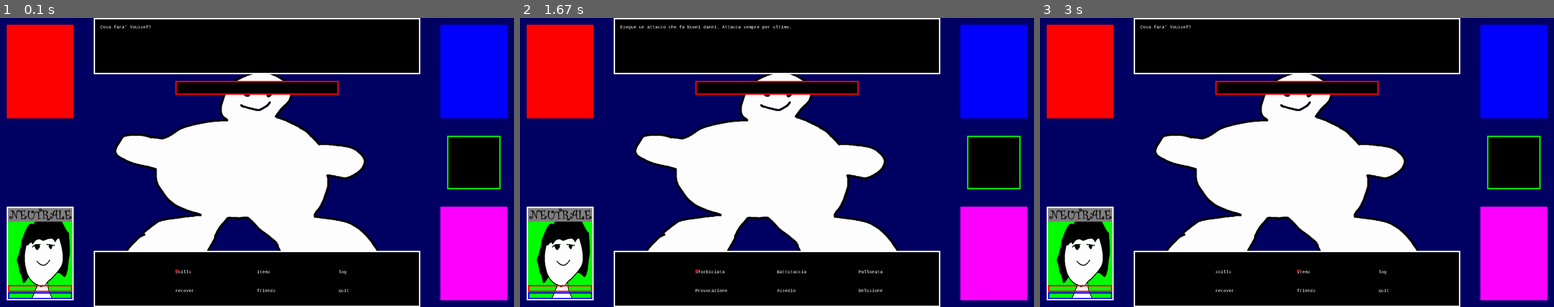
Above: before the commit, frames 1-3 (left to right).
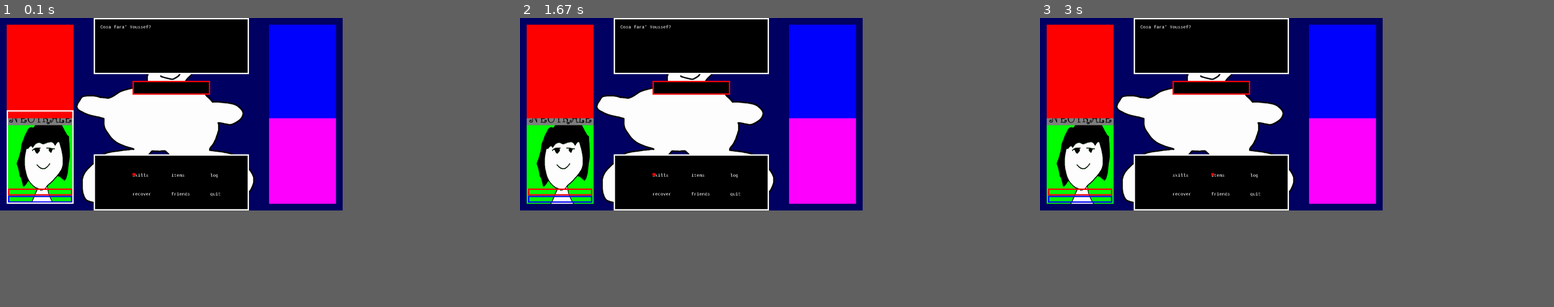
Above: after the commit, the same moments.

Repository: TheDarkOfSOOS/Project-OMONA
Game: pygame game, started from round.py
Two runs of this game, one before a commit and one after it. Both use one fixed random seed, a clock stepped at 60 frames per second and the inputs below.
Inputs:
- Up to frame 1 (0.1 s): no input
- Up to frame 2 (1.67 s): tap Shift at 0.33 s; tap Enter at 0.67 s
- Up to frame 3 (3 s): tap Backspace at 2 s; hold Right 2.33-2.8 s; tap Shift at 2.4, 2.7 s
In our replay, the window is 900x506 before the commit and 600x337 after it. These sizes can differ from the game's own. Grey fills any space a smaller window leaves; there, only what the larger window draws over its background counts as a difference.

The runs differ from the first frame. In frame 1, 62% of the frame differs, in the area x 1-99%, y 0-100%; in frame 2, 63%; in frame 3, 62%.

Commit message:
Aggiunta possibilità di targettare con abilità

Diff:
--- a/data.py
+++ b/data.py
@@ -2,11 +2,11 @@
 from pygame.locals import *
 
 
-#WIDTH, HEIGHT = 1280, 720
-#WIN = pygame.display.set_mode((WIDTH, HEIGHT))
+WIDTH, HEIGHT = 1280, 720
+WIN = pygame.display.set_mode((WIDTH, HEIGHT))
 
-WIDTH, HEIGHT = 1920, 1080
-WIN = pygame.display.set_mode((WIDTH, HEIGHT), pygame.FULLSCREEN)
+#WIDTH, HEIGHT = 1920, 1080
+#WIN = pygame.display.set_mode((WIDTH, HEIGHT), pygame.FULLSCREEN)
 
 FPS = 30
 
--- a/drawer.py
+++ b/drawer.py
@@ -84,6 +84,7 @@
     gui(False)
     characters()
     choices(current_player, is_selecting)
+    # Disegna selettore abilita'
     pygame.draw.rect(WIN, (255,0,0), pygame.Rect( CHOICE_LOCATIONS[currY][currX][X], CHOICE_LOCATIONS[currY][currX][Y], 10, 10 ))
 
 # In base alla posizione del player, ci sara' un focus del bordo diverso
@@ -100,48 +101,68 @@
     if current_player.position_in_fight=="right-up":
         pygame.draw.rect(WIN, (255,255,255), pygame.Rect( WIDTH-CHARA_WIDTH-SPACING, SPACING, CHARA_WIDTH, CHARA_HEIGHT ), 5)
 
+def find_target(sel, input):
+    if input=="right" and sel["is_choosing_target"]=="left-down":
+        sel["is_choosing_target"]="right-down"
+    elif input=="right" and sel["is_choosing_target"]=="left-up":
+        sel["is_choosing_target"]="right-up"
+    elif input=="left" and sel["is_choosing_target"]=="right-down":
+        sel["is_choosing_target"]="left-down"
+    elif input=="left" and sel["is_choosing_target"]=="right-up":
+        sel["is_choosing_target"]="left-up"
+
+    elif input=="up" and sel["is_choosing_target"]=="left-down":
+        sel["is_choosing_target"]="left-up"
+    elif input=="up" and sel["is_choosing_target"]=="right-down":
+        sel["is_choosing_target"]="right-up"
+    elif input=="down" and sel["is_choosing_target"]=="left-up":
+        sel["is_choosing_target"]="left-down"
+    elif input=="down" and sel["is_choosing_target"]=="right-up":
+        sel["is_choosing_target"]="right-down"
+
+    print(sel["is_choosing_target"])
+
+    if sel["is_choosing_target"]=="left-down":
+        pygame.draw.rect(WIN, (255,255,255), pygame.Rect( SPACING, HEIGHT-CHARA_HEIGHT-SPACING, CHARA_WIDTH, CHARA_HEIGHT ), 5)
+
+    if sel["is_choosing_target"]=="left-up":
+        pygame.draw.rect(WIN, (255,255,255), pygame.Rect( SPACING, SPACING, CHARA_WIDTH, CHARA_HEIGHT ), 5)
+
+    if sel["is_choosing_target"]=="right-down":
+        pygame.draw.rect(WIN, (255,255,255), pygame.Rect( WIDTH-CHARA_WIDTH-SPACING, HEIGHT-CHARA_HEIGHT-SPACING, CHARA_WIDTH, CHARA_HEIGHT ), 5)
+
+    if sel["is_choosing_target"]=="right-up":
+        pygame.draw.rect(WIN, (255,255,255), pygame.Rect( WIDTH-CHARA_WIDTH-SPACING, SPACING, CHARA_WIDTH, CHARA_HEIGHT ), 5)
+
 def text_action(text):
-    #print("stampando...")
     my_font=pygame.font.SysFont("Freemono, Monospace",16)
     text=my_font.render(text,False,(255,255,255))
     WIN.blit(text,(BOX_HORIZONTAL_SPACING+SPACING, SPACING))
 
 def sforbiciata_animation():
-    #print("entra in funzione")
     if y.is_doing_animation:
-        #print("esegue blit")
         WIN.blit(y.sforbiciata_animation[int(y.current_animation)],(0,0))
         y.current_animation+=0.25
     if y.current_animation >= len(y.sforbiciata_animation):
-        #print("rendiamo falsa l'animazione")
         y.is_doing_animation = False
 
 def sbracciata_animation():
-    #print("entra in funzione")
     if p.is_doing_animation:
-        #print("esegue blit")
         WIN.blit(p.sbracciata_animation[int(p.current_animation)],(0,0))
         p.current_animation+=0.25
     if p.current_animation >= len(p.sbracciata_animation):
-        #print("rendiamo falsa l'animazione")
         p.is_doing_animation = False
 
 def saetta_animation():
-    #print("entra in funzione")
     if r.is_doing_animation:
-        #print("esegue blit")
         WIN.blit(r.saetta_animation[int(r.current_animation)],(0,0))
         r.current_animation+=0.25
     if r.current_animation >= len(r.saetta_animation):
-        #print("rendiamo falsa l'animazione")
         r.is_doing_animation = False
 
 def pestata_animation():
-    #print("entra in funzione")
     if f.is_doing_animation:
-        #print("esegue blit")
         WIN.blit(f.pestata_animation[int(f.current_animation)],(0,0))
         f.current_animation+=0.25
     if f.current_animation >= len(f.pestata_animation):
-        #print("rendiamo falsa l'animazione")
         f.is_doing_animation = False
--- a/fabiano_class.py
+++ b/fabiano_class.py
@@ -28,6 +28,9 @@
 friends=[["Cappe","Trentin","-"],["Diego","Pastorello (spirito)","-"]]
 
 sel={"is_choosing":False,"is_selecting":"skills","has_done_first_selection":False,"has_cursor_on":"skills","is_choosing_target":False}
+
+allies_selections=["Biscotto","Soffio della morte","Cappe"]
+allies_enemy_selections=["Servizietto"]
 
 position_in_fight="right-up"
 
@@ -78,7 +81,6 @@
             DMG_DEAL = 7
             DAMAGE_DEALED = action.damage_deal(f.vel,DMG_DEAL,boss.b.defn)
             if self.is_doing_animation:
-                #print("su classe, inizia animazione")
                 dw.pestata_animation()
 
             if not self.is_doing_animation:
--- a/pier_class.py
+++ b/pier_class.py
@@ -28,6 +28,9 @@
 friends=[["Ilaria","Prade","-"],["Stefan","Gonzato (spirito)","-"]]
 
 sel={"is_choosing":False,"is_selecting":"skills","has_done_first_selection":False,"has_cursor_on":"skills","is_choosing_target":False}
+
+allies_selections=["Sacrificio umano", "Ilaria"]
+allies_enemy_selections=["Richiesta d'aiuto"]
 
 position_in_fight="left-up"
 
@@ -76,8 +79,20 @@
 
 
     def do_something(self):
-        #print(sel["has_cursor_on"], "Sbracciata", sel["has_cursor_on"]=="Sbracciata")
         if sel["has_cursor_on"]=="Sbracciata":
+            DMG_DEAL = 6
+            DAMAGE_DEALED = action.damage_deal(p.atk,DMG_DEAL,boss.b.defn)
+            if self.is_doing_animation:
+                dw.sbracciata_animation()
+
+            if not self.is_doing_animation:
+                boss.b.hp-=DAMAGE_DEALED
+                print("Pier ha fatto", DAMAGE_DEALED, "danni al nemico!")
+                self.text_action="Pier ha fatto "+ str(DAMAGE_DEALED) + " danni al nemico!"
+                self.current_animation = 0
+                self.is_showing_text_outputs = True
+
+        if sel["has_cursor_on"]=="Richiesta d'aiuto":
             DMG_DEAL = 6
             DAMAGE_DEALED = action.damage_deal(p.atk,DMG_DEAL,boss.b.defn)
             if self.is_doing_animation:
--- a/raul_class.py
+++ b/raul_class.py
@@ -16,8 +16,8 @@
     "Tempesta":"Scatena una tempesta, che rende tristi tutti gli alleati e causa lievi danni al nemico.",
     "Bastonata":"Colpisce con la sua staffa elettrica. Ottiene un quarto del mana suo totale.",
     "Pettoinfuori":"Si pompa, aumentando l’attacco per 3 turni.",
-    "Bel tempo":"Scarica dal suo corpo una forte elettricità. Diventa arrabbiato e causa danni a tutti: alleati, sé stesso e gravi danni al nemico.",
-    "Tensione esplosiva":"Il nemico lo prende di mira. Se Youssef è triste diminuisce l’attacco del nemico per 3 turni. Attacca per primo.",
+    "Bel tempo":"Crea un arcobaleno con la pioggia delle tempeste e la luce delle scintille. Fa diventare gioioso un alleato o nemico.",
+    "Tensione esplosiva":"Scarica dal suo corpo una forte elettricità. Diventa arrabbiato e causa danni a tutti: alleati, sé stesso e gravi danni al nemico.",
     # Friends
     "Damonte":"[Rhythm Mayhem]: Aumenta la velocità di tutti gli alleati.",
     "Cristian":"[Flash]: Aumenta l’attacco di tutti gli alleati e li rende arrabbiati.",
@@ -28,6 +28,9 @@
 friends=[["Damonte","Cristian","-"],["Noce","Mohammed (spirito)","-"]]
 
 sel={"is_choosing":False,"is_selecting":"skills","has_done_first_selection":False,"has_cursor_on":"skills","is_choosing_target":False}
+
+allies_selections=[]
+allies_enemy_selections=["Bel tempo"]
 
 position_in_fight="right-down"
 
--- a/round.py
+++ b/round.py
@@ -62,6 +62,9 @@
             elif event.key == pygame.K_BACKSPACE:
                 input="backspace"
                 print(pygame.K_BACKSPACE)
+            elif event.key == pygame.K_LSHIFT:
+                input="shift"
+                print(pygame.K_LSHIFT)
 
         # Se questo equivale alla chiusura della finestra
         if event.type == pygame.QUIT:
@@ -128,7 +131,7 @@
                 animation_is_starting = True
 
     if everyone_has_chosen:
-        # Calcolo velocità
+        # Calcolo velocità TODO
         list_speed_ordered=[youssef.y,pier.p,raul.r,fabiano.f,boss.b]
 
         if animation_is_starting:
--- a/sample_code/menu/game_engine.py
+++ b/sample_code/menu/game_engine.py
@@ -8,7 +8,6 @@
 # COSTANTE DELLO SCHERMO
 SCHERMO = pygame.display.set_mode((WIDTH,HEIGHT))
 # IMPORT DEI TILE
-svastica = pygame.image.load("img/SvasticaIntera.jpg")
 blockFill = pygame.image.load("img/blockFill.png")
 
 class Block:
--- a/turn.py
+++ b/turn.py
@@ -6,6 +6,7 @@
 import pier_class as pier
 import raul_class as raul
 import fabiano_class as fabiano
+import boss as boss
 
 # Turn contiene invece le azioni che un personaggio puo' fare in un turno
 
@@ -24,7 +25,9 @@
 
 def of_character(current_player,input):
     # Rendiamo la selezione temporanea come quella del player corrente
-    sel=current_player.sel
+    sel = current_player.sel
+    # Boolean di controllo se si deve selezionare un target
+    find_target = False
 
     # Prendiamo le variabili globali della selezione corrente
     global current_selection_X
@@ -39,72 +42,110 @@
 
     # Disegna il puntatore mentre rimane fisso
     dw.selection(current_selection_X, current_selection_Y, current_player, sel["is_selecting"])
-    if (input=="right" and current_selection_X<2):
-        # Spostiamo la X a destra
-        current_selection_X+=1
-        # Disegniamo le modifiche
-        dw.selection(current_selection_X, current_selection_Y, current_player, sel["is_selecting"])
+    if sel["is_choosing_target"]==False:
+        if (input=="right" and current_selection_X<2):
+            # Spostiamo la X a destra
+            current_selection_X+=1
+            # Disegniamo le modifiche
+            dw.selection(current_selection_X, current_selection_Y, current_player, sel["is_selecting"])
 
-    elif (input=="left" and current_selection_X>0):
-        # Spostiamo la X a sinistra
-        current_selection_X-=1
-        dw.selection(current_selection_X, current_selection_Y, current_player, sel["is_selecting"])
+        elif (input=="left" and current_selection_X>0):
+            # Spostiamo la X a sinistra
+            current_selection_X-=1
+            dw.selection(current_selection_X, current_selection_Y, current_player, sel["is_selecting"])
 
-    elif (input=="up" and current_selection_Y>0):
-        # Spostiamo la Y in alto
-        current_selection_Y-=1
-        dw.selection(current_selection_X, current_selection_Y, current_player, sel["is_selecting"])
+        elif (input=="up" and current_selection_Y>0):
+            # Spostiamo la Y in alto
+            current_selection_Y-=1
+            dw.selection(current_selection_X, current_selection_Y, current_player, sel["is_selecting"])
 
-    elif (input=="down" and current_selection_Y<1):
-        # Spostiamo la Y in basso
-        current_selection_Y+=1
-        dw.selection(current_selection_X, current_selection_Y, current_player, sel["is_selecting"])
+        elif (input=="down" and current_selection_Y<1):
+            # Spostiamo la Y in basso
+            current_selection_Y+=1
+            dw.selection(current_selection_X, current_selection_Y, current_player, sel["is_selecting"])
 
-    # Se il player corrente non ha fatto la prima selezione
-    if not current_player.sel["has_done_first_selection"]:
-        # Cambiamo cosa sta selezionando in base a quello che c'e' nel menu
-        sel["is_selecting"]=menu[current_selection_Y][current_selection_X]
-    elif current_player.sel["has_done_first_selection"] and sel["is_selecting"]=="skills":
-        # Se si ha gia' scelto skills si dovra' scegliere l'abilita'
-        # Le abilita' vengono prese dalla classe del pg
-        sel["has_cursor_on"]=current_player.skills[current_selection_Y][current_selection_X]
-    #elif has_done_first_selection and sel["is_selecting"]=="items":
-        #sel["has_cursor_on"]=current_player.skills[current_selection_Y][current_selection_X]
-    elif current_player.sel["has_done_first_selection"] and sel["is_selecting"]=="friends":
-        sel["has_cursor_on"]=current_player.friends[current_selection_Y][current_selection_X]
-    #print("sel:",sel)
-    #print("menu[def]",menu[current_selection_Y][current_selection_X])
+        # Se il player corrente non ha fatto la prima selezione
+        if not current_player.sel["has_done_first_selection"]:
+            # Cambiamo cosa sta selezionando in base a quello che c'e' nel menu
+            sel["is_selecting"]=menu[current_selection_Y][current_selection_X]
+        elif current_player.sel["has_done_first_selection"] and sel["is_selecting"]=="skills":
+            # Se si ha gia' scelto skills si dovra' scegliere l'abilita'
+            # Le abilita' vengono prese dalla classe del pg
+            sel["has_cursor_on"]=current_player.skills[current_selection_Y][current_selection_X]
+        #elif has_done_first_selection and sel["is_selecting"]=="items":
+            #sel["has_cursor_on"]=current_player.skills[current_selection_Y][current_selection_X]
+        elif current_player.sel["has_done_first_selection"] and sel["is_selecting"]=="friends":
+            sel["has_cursor_on"]=current_player.friends[current_selection_Y][current_selection_X]
+        #print("sel:",sel)
+        #print("menu[def]",menu[current_selection_Y][current_selection_X])
 
-    # Disegniamo il bordo di chi sta scegliendo se non sta scegliendo nessun target
-    if not current_player.sel["is_choosing_target"]:
-        dw.border_of(current_player)
-    # Finalmente ritorniamo le modifiche
+        # Disegniamo il bordo di chi sta scegliendo se non sta scegliendo nessun target
+        if not current_player.sel["is_choosing_target"]:
+            dw.border_of(current_player)
+        # Finalmente ritorniamo le modifiche
 
-    # Casi in cui si deve reimpostare la selezione perche' cambio di pagina
-    #1. E' stata aperta una sub-pagina (o CASI PARTICOLARI)
-    if (input=="return" and sel["has_done_first_selection"]==False):
-        sel["has_done_first_selection"]=True
-        reset_movement()
-        # Caso receover:
-        if (sel["is_selecting"]=="recover"):
-            sel["is_choosing"] = False
-        # Caso quit:
-        if (sel["is_selecting"]=="quit"):
-            pygame.quit()
-        # Caso log:
-        # DA APPROFONDIRE
-    #2. Si sta cambiando personaggio
-    elif (input=="return") and sel["has_done_first_selection"]==True:
+        # Casi in cui si deve reimpostare la selezione perche' cambio di pagina
+        #1. E' stata aperta una sub-pagina (o CASI PARTICOLARI)
+        if (input=="return" and sel["has_done_first_selection"]==False):
+            sel["has_done_first_selection"]=True
+            reset_movement()
+            # Caso receover:
+            if (sel["is_selecting"]=="recover"):
+                sel["is_choosing"] = False
+            # Caso quit:
+            if (sel["is_selecting"]=="quit"):
+                pygame.quit()
+            # Caso log:
+            # DA APPROFONDIRE
+        #2. Si sta cambiando personaggio
+        elif (input=="return") and sel["has_done_first_selection"]==True:
+            # Caso della scelta del target
+            for options in current_player.allies_selections:
+                if options == sel["has_cursor_on"]:
+                    find_target = True
+            for options in current_player.allies_enemy_selections:
+                if options == sel["has_cursor_on"]:
+                    find_target = True
+            if not find_target:
+                sel["is_choosing"]=False
+                reset_movement()
+        #3. Si ritorna alla scelta generale
+        if (input=="backspace" and sel["has_done_first_selection"]==True):
+            sel["has_done_first_selection"]=False
+            reset_movement
+        #4. Si ritorna al personaggio precedente
+        elif (input=="backspace" and sel["has_done_first_selection"]==False):
+            sel["is_choosing"]=False
+            reset_movement()
+
+    if input=="backspace":
+        sel["is_choosing_target"]=False
+
+    if input=="shift":
+        sel["is_choosing_target"]=boss
         sel["is_choosing"]=False
-        reset_movement()
-    #3. Si ritorna alla scelta generale
-    if (input=="backspace" and sel["has_done_first_selection"]==True):
-        sel["has_done_first_selection"]=False
-        reset_movement
-    #4. Si ritorna al personaggio precedente
-    elif (input=="backspace" and sel["has_done_first_selection"]==False):
+
+    if input=="return" and sel["is_choosing_target"]!=False:
         sel["is_choosing"]=False
-        reset_movement()
+
+        if sel["is_choosing_target"]==youssef.position_in_fight:
+            sel["is_choosing_target"]="Youssef"
+
+        elif sel["is_choosing_target"]==pier.position_in_fight:
+            sel["is_choosing_target"]="Pier"
+
+        elif sel["is_choosing_target"]==raul.position_in_fight:
+            sel["is_choosing_target"]="Raul"
+
+        elif sel["is_choosing_target"]==fabiano.position_in_fight:
+            sel["is_choosing_target"]="Fabiano"
+
+    if find_target:
+        sel["is_choosing_target"]="left-down"
+
+    if sel["is_choosing_target"]!=False:
+        dw.find_target(sel, input)
+
 
     return sel
 
--- a/youssef_class.py
+++ b/youssef_class.py
@@ -38,6 +38,10 @@
     is_choosing_target: Falso se il target e' il nemico, altrimenti contiene un compagno
 '''
 sel={"is_choosing":True,"is_selecting":"skills","has_done_first_selection":False,"has_cursor_on":"skills","is_choosing_target":False}
+
+allies_selections=[""]
+allies_enemy_selections=[""]
+
 
 position_in_fight="left-down"
 
@@ -114,7 +118,6 @@
             DMG_DEAL = 10
             DAMAGE_DEALED = action.damage_deal(y.atk,DMG_DEAL,boss.b.defn)
             if self.is_doing_animation:
-                #print("su classe, inizia animazione")
                 dw.sforbiciata_animation()
 
             if not self.is_doing_animation:
